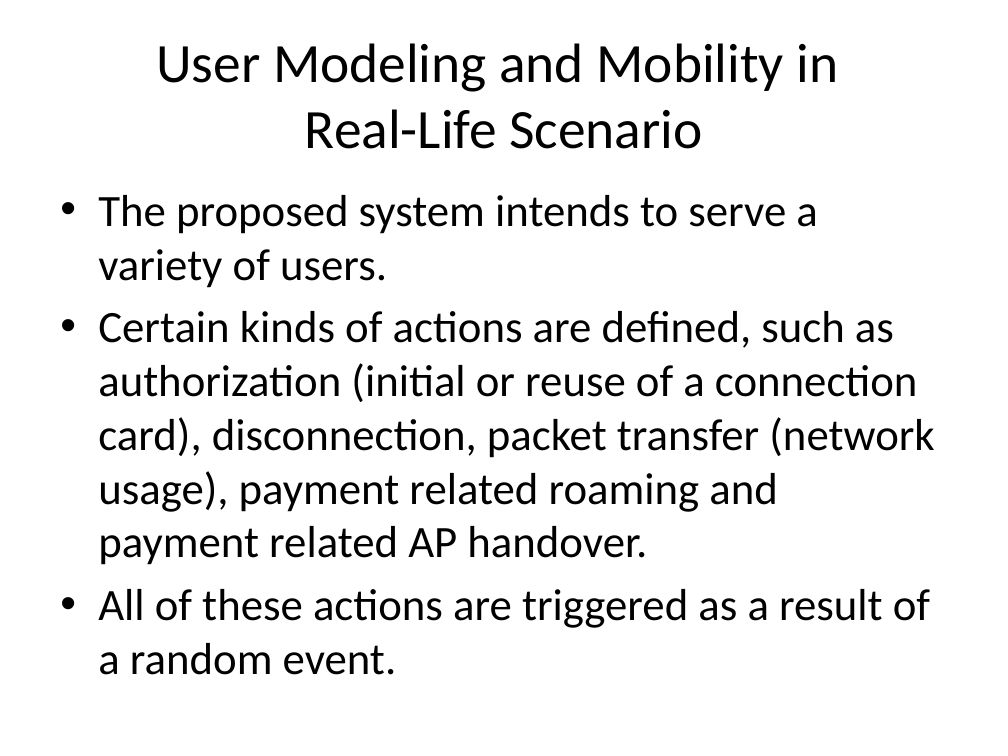
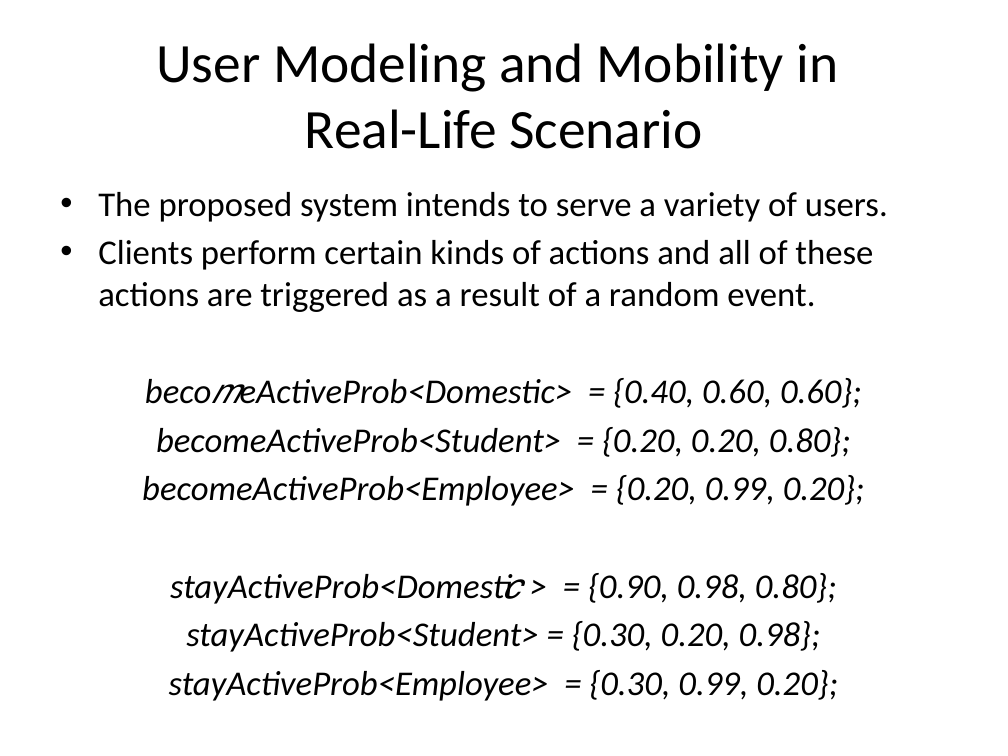
Before and after one commit to canleloglu/worddoc, a slide deck: slide 21 of sunum16Jan.pptx (slide 36 before the commit). Drawn at 1008x756 pixels with LibreOffice and Linux fonts; fonts in the diff are those of the drawing. Boxes give left, top, right and bottom in pixels: in the first picture for what was removed or moved away, otherwise in the second. Text is boxed around its words. In the diff, an @@ line names an element or a change of style, - is before the commit and + after.

```diff
--- a/sunum16Jan.pptx
+++ b/sunum16Jan.pptx
@@ text at <box>98,192,888,222</box>: size 32 to 24.8 pt in "The proposed system intends to serve a ..."; less space between paragraphs @@
@@ text at <box>98,240,873,701</box>: text changed; size 32 to 24.8 pt; italic on @@
-• Certain kinds of actions are defined, such as authorization (initial or reuse of a connection card), disconnection, packet transfer (network usage), payment related roaming and payment related AP handover.
-• All of these actions are triggered as a result of a random event.
+• Clients perform certain kinds of actions and all of these actions are triggered as a result of a random event.
+beco𝑚eActiveProb<Domestic> = {0.40, 0.60, 0.60};
+becomeActiveProb<Student> = {0.20, 0.20, 0.80};
+becomeActiveProb<Employee> = {0.20, 0.99, 0.20};
+stayActiveProb<Domesti𝑐> = {0.90, 0.98, 0.80};
+stayActiveProb<Student> = {0.30, 0.20, 0.98};
+stayActiveProb<Employee> = {0.30, 0.99, 0.20};
```
Also in this commit, not shown: 19 other slides changed, 1 slide added, 18 slides removed, 7 other files.
